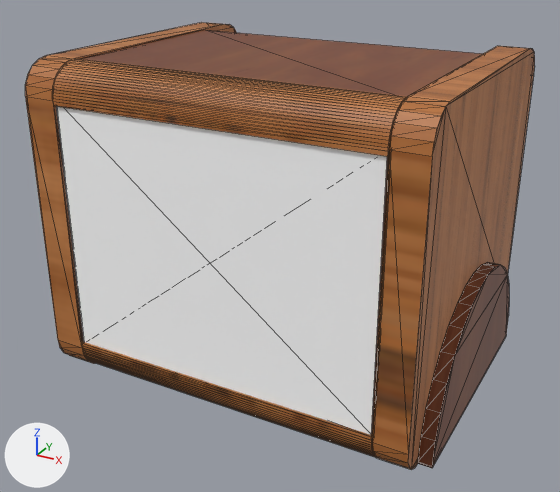
The glTF model public/asset/obj/box8.glb: old version first, new version second.
Before and after are seen from a camera (50 mm lens) standing at (2.19, -4.17, 1.8) and looking at (0.04, -0.25, -0.16). Every picture has the same lights, and +X, +Y and +Z are marked at lower left. Mesh edges are drawn as thin lines. Where no turn or scale is listed for an object, it has been applied to the vertices.

The older version as bpy lines, for what is in view:
```python
me_box = bpy.data.meshes.new('box')
me_box.from_pydata(...)  # 280 vertices, 544 faces; spans x -1.21..1.2, y -0.1..1.91, z -1.04..0.96
me_box.materials.append(mat_box)  # picture img_wood_3
me_window = bpy.data.meshes.new('window')
me_window.from_pydata(...)  # 8 vertices, 12 faces; spans x -1.0..1.0, y 0.0, z -0.79..0.79
me_window.materials.append(mat_window)  # white #ffffff
me_цилиндр = bpy.data.meshes.new('Цилиндр')
me_цилиндр.from_pydata(...)  # 88 vertices, 168 faces; spans x -2.49..0.08, y -0.81..0.81, z -0.01..0.81
me_цилиндр.materials.append(mat_decor)  # picture img_wood_1
ob_box = bpy.data.objects.new('box', me_box)
ob_box.location = (0.003, -0.91, 0.041)
ob_decor = bpy.data.objects.new('decor', me_цилиндр)
ob_decor.location = (1.205, 0.0, -0.986)
ob_window = bpy.data.objects.new('window', me_window)
ob_window.location = (0.012, -0.991, 0.019)
# also in view: 'open' at (0.0, 0.12, 0.0)
```
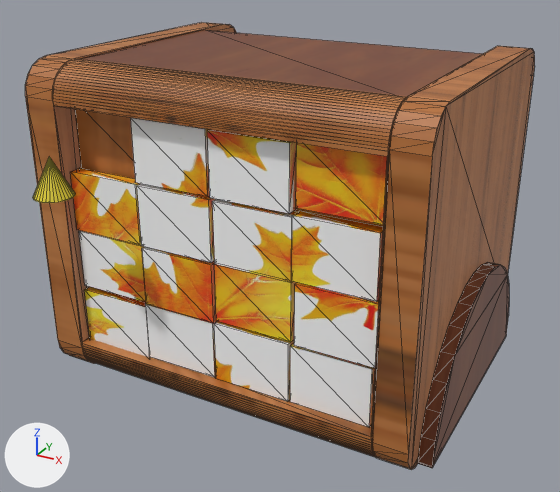
Where the newer file only moved an object's origin or applied its transform, the numbers keep the older frame.

The change, as a list of edits to the scene's bpy script:
```text
Add mat_conus:
    mat_conus = principled_material('conus')
    mat_conus.base_color = (0.8, 0.656, 0.028)  # yellow #e7d42f
Add me_conus:
    me_conus.from_pydata(...)  # a 32-sided cone pointing to +z spanning x -0.11..0.11, y -0.11..0.11, z -0.11..0.11
    me_conus.materials.append(mat_conus)  # yellow #e7d42f
Remove ob_window:
    ob_window = bpy.data.objects.new('window', me_window)
    ob_window.location = (0.012, -0.991, 0.019)
Add ob_conus:
    ob_conus = bpy.data.objects.new('conus', me_conus)
    ob_conus.location = (-0.758, -1.316, 0.485)
```

Boxes [x1, y1, x2, y2] around the edits, measured in the pictures (560 x 492 px):
'window', deleted
    before: [56, 106, 387, 435]
'conus', added (yellow)
    after: [33, 157, 75, 203]
'paz7', unchanged, uncovered by the edit
    after: [292, 211, 383, 302]
'paz14', unchanged, uncovered by the edit
    after: [207, 129, 297, 214]
'paz9', unchanged, uncovered by the edit
    after: [296, 143, 387, 225]
'paz13', unchanged, uncovered by the edit
    after: [294, 283, 379, 368]
